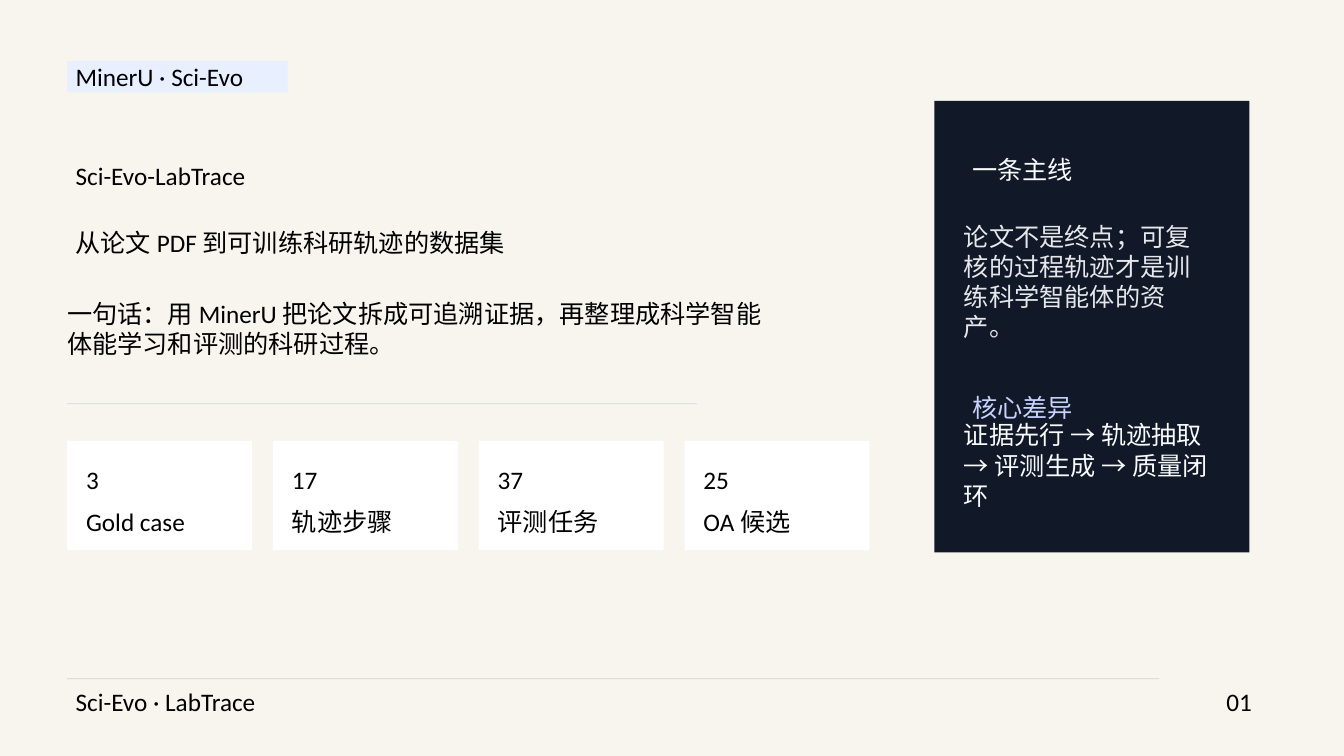
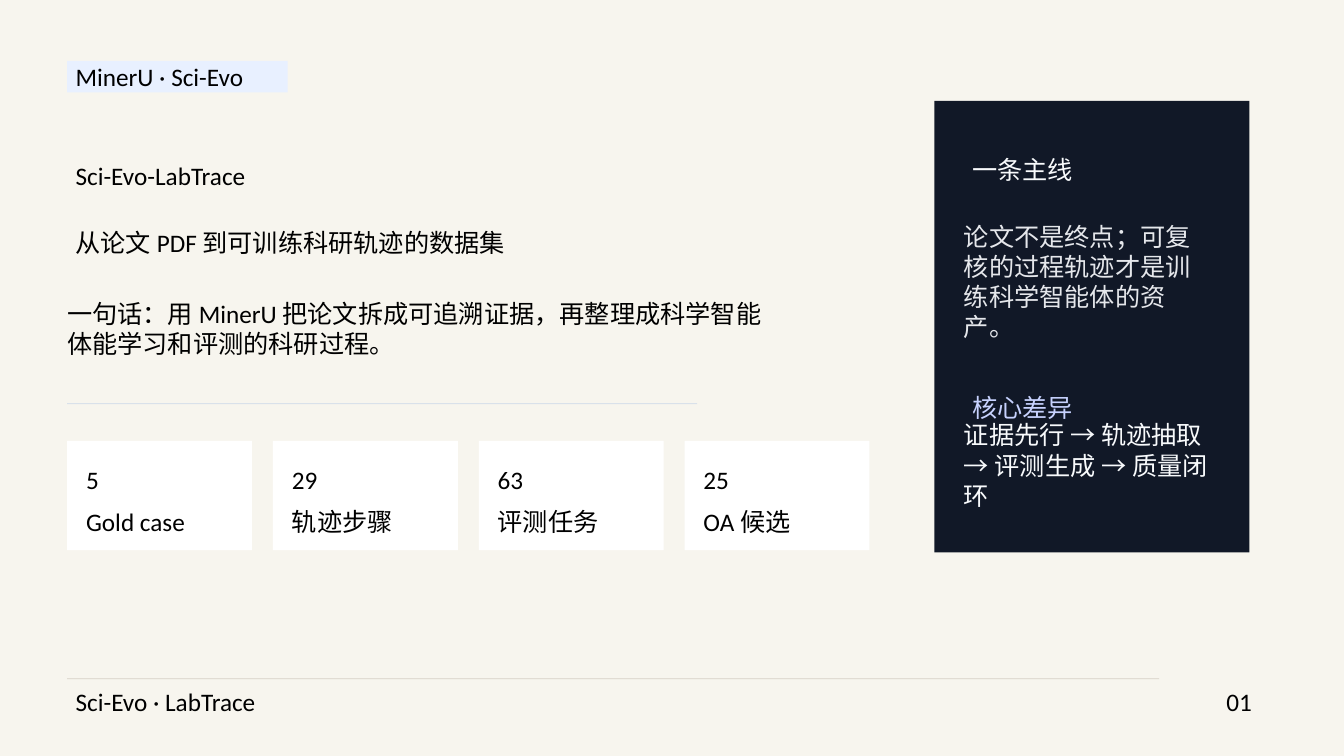
Before and after one commit to medisean/Sci-Evo-LabTrace, a slide deck: slide 1 of outputs/submission_pack/deliverables/scievo_labtrace_overview.pptx. Drawn at 1344x756 pixels with LibreOffice and Linux fonts; fonts in the diff are those of the drawing. Boxes give left, top, right and bottom in pixels: in the first picture for what was removed or moved away, otherwise in the second. Text is boxed around its words. In the diff, an @@ line names an element or a change of style, - is before the commit and + after.

```diff
--- a/outputs/submission_pack/deliverables/scievo_labtrace_overview.pptx
+++ b/outputs/submission_pack/deliverables/scievo_labtrace_overview.pptx
@@ text at [86, 472, 99, 489]: text changed @@
-3
+5
@@ text at [292, 472, 318, 489]: text changed @@
-17
+29
@@ text at [498, 472, 524, 489]: text changed @@
-37
+63
```
Also in this commit, not shown: 4 other slides changed, 23 other files.
